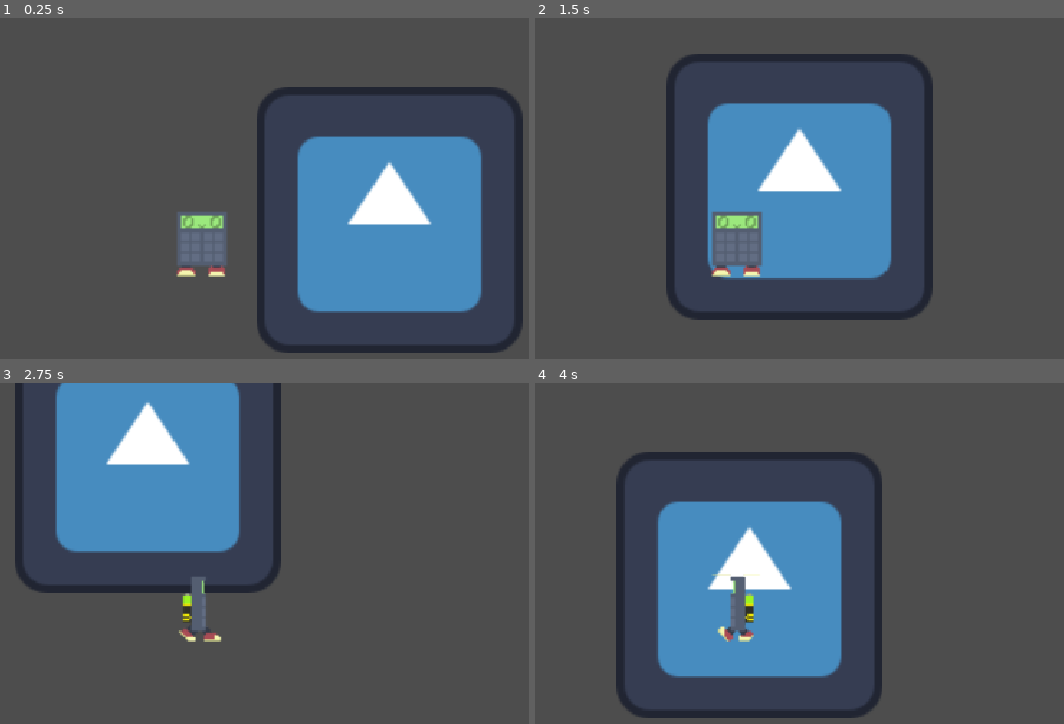
Above: before the commit, frames 1-4 (two rows, left to right).
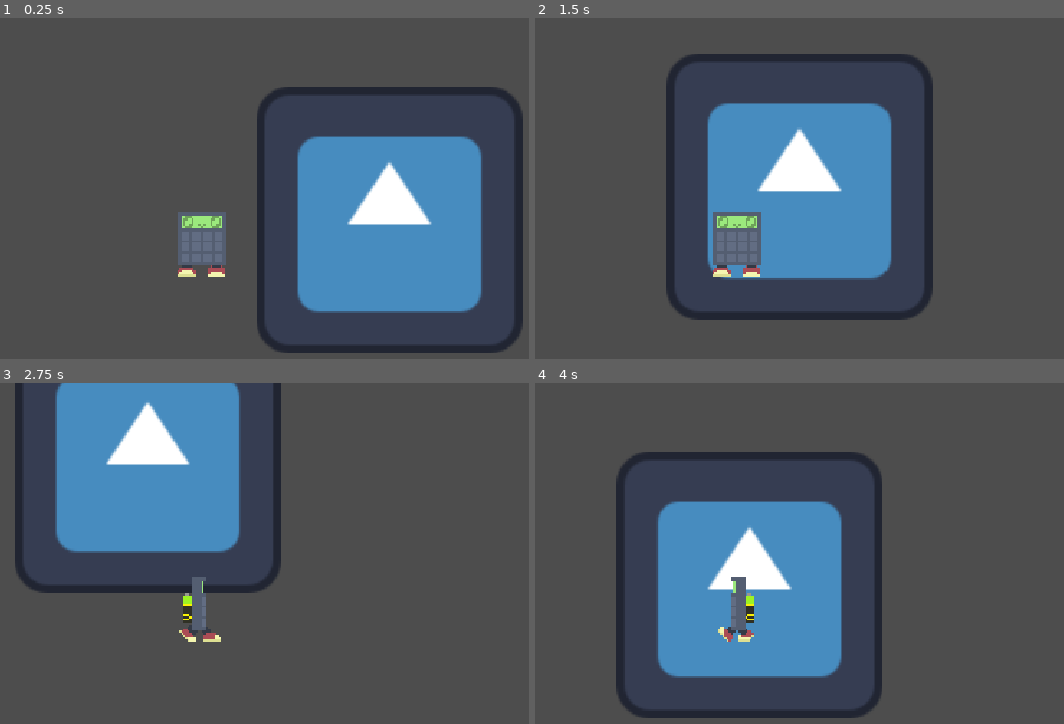
Above: after the commit, the same moments.

Repository: Mak-0001/calculator_rpg
Game: Godot game, scene res://scenes/world/lobby.tscn
Same seed, same stepped clock (60 frames per second), same inputs: the game is played once before the commit and once after it. The engine's default icon, where the game draws it, is replaced by a stand-in: a white triangle on a blue panel in a dark square.
Inputs:
- Up to frame 1 (0.25 s): no input
- Up to frame 2 (1.5 s): tap Enter at 0.5 s; hold D (right) 0.53-1.28 s; hold S (down) from 1.28 s (still down)
- Up to frame 3 (2.75 s): release S (down) at 2.03 s; hold D (right) from 2.03 s (still down)
- Up to frame 4 (4 s): release D (right) at 2.78 s; hold W (up) 2.78-3.53 s; hold A (left) from 3.53 s (still down)

The runs differ from the first frame. In frame 1, 0.2% of the frame differs, in the area x 33-43%, y 57-76%; in frame 2, 0.4%, in the area x 33-44%, y 56-76%; in frame 3, 0.2%; in frame 4, 0.3%.

Commit message:
scenes_transition_01

Diff:
--- a/project.godot
+++ b/project.godot
@@ -17,8 +17,10 @@
 
 [autoload]
 
-GameMenager="*uid://d3tksgxgav027"
 SignalBus="*uid://b54vgsdm4f0ix"
+GameMenager="*uid://cvif5oqp6txyn"
+MapMenager="*uid://b31glvmn1jgo5"
+TransitionScript="*uid://eompumq42i81"
 
 [display]
 
@@ -48,6 +50,11 @@
 ]
 }
 
+[layer_names]
+
+2d_physics/layer_3="gates"
+2d_physics/layer_10="playerMain"
+
 [physics]
 
 3d/physics_engine="Jolt Physics"
--- /dev/null
+++ b/scenes/global_scenes/mapMenager.tscn
@@ -0,0 +1,8 @@
+[gd_scene format=3 uid="uid://blkqpy5n4xime"]
+
+[ext_resource type="Script" uid="uid://b31glvmn1jgo5" path="res://scripts/global_scripts/map_menager.gd" id="1_lr0rt"]
+
+[node name="MapMenager" type="Node" unique_id=1698594890]
+script = ExtResource("1_lr0rt")
+
+[connection signal="ready" from="." to="." method="_on_ready"]
--- /dev/null
+++ b/scenes/global_scenes/transitionScript.tscn
@@ -0,0 +1,76 @@
+[gd_scene format=3 uid="uid://eompumq42i81"]
+
+[ext_resource type="Script" uid="uid://dkd6xm5lpssbv" path="res://scripts/global_scripts/transition_script.gd" id="1_1y6sv"]
+
+[sub_resource type="Animation" id="Animation_7s7pl"]
+length = 0.001
+tracks/0/type = "value"
+tracks/0/imported = false
+tracks/0/enabled = true
+tracks/0/path = NodePath("ColorRect:modulate")
+tracks/0/interp = 1
+tracks/0/loop_wrap = true
+tracks/0/keys = {
+"times": PackedFloat32Array(0),
+"transitions": PackedFloat32Array(1),
+"update": 0,
+"values": [Color(1, 1, 1, 0)]
+}
+
+[sub_resource type="Animation" id="Animation_johhr"]
+resource_name = "fade_in"
+length = 0.6
+tracks/0/type = "value"
+tracks/0/imported = false
+tracks/0/enabled = true
+tracks/0/path = NodePath("ColorRect:modulate")
+tracks/0/interp = 1
+tracks/0/loop_wrap = true
+tracks/0/keys = {
+"times": PackedFloat32Array(0, 0.6),
+"transitions": PackedFloat32Array(1, 1),
+"update": 0,
+"values": [Color(1, 1, 1, 0), Color(1, 1, 1, 1)]
+}
+
+[sub_resource type="Animation" id="Animation_w6abh"]
+resource_name = "fade_out"
+length = 0.6
+tracks/0/type = "value"
+tracks/0/imported = false
+tracks/0/enabled = true
+tracks/0/path = NodePath("ColorRect:modulate")
+tracks/0/interp = 1
+tracks/0/loop_wrap = true
+tracks/0/keys = {
+"times": PackedFloat32Array(0, 0.6),
+"transitions": PackedFloat32Array(1, 1),
+"update": 0,
+"values": [Color(1, 1, 1, 1), Color(1, 1, 1, 0)]
+}
+
+[sub_resource type="AnimationLibrary" id="AnimationLibrary_qjxt5"]
+_data = {
+&"RESET": SubResource("Animation_7s7pl"),
+&"fade_in": SubResource("Animation_johhr"),
+&"fade_out": SubResource("Animation_w6abh")
+}
+
+[node name="TransitionScript" type="CanvasLayer" unique_id=1472477741]
+script = ExtResource("1_1y6sv")
+
+[node name="AnimationPlayer" type="AnimationPlayer" parent="." unique_id=2011123459]
+unique_name_in_owner = true
+libraries/ = SubResource("AnimationLibrary_qjxt5")
+
+[node name="ColorRect" type="ColorRect" parent="." unique_id=723669714]
+unique_name_in_owner = true
+modulate = Color(1, 1, 1, 0)
+anchors_preset = 15
+anchor_right = 1.0
+anchor_bottom = 1.0
+grow_horizontal = 2
+grow_vertical = 2
+color = Color(0, 0, 1, 1)
+
+[connection signal="animation_finished" from="AnimationPlayer" to="." method="_on_animation_player_animation_finished"]
--- /dev/null
+++ b/scenes/others/gate.tscn
@@ -0,0 +1,14 @@
+[gd_scene format=3 uid="uid://jadnhxbu1cm0"]
+
+[ext_resource type="Script" uid="uid://blcxpbfigbtek" path="res://scripts/others/gate.gd" id="1_bl3dr"]
+
+[node name="Gate" type="Area2D" unique_id=776249544]
+collision_layer = 4
+collision_mask = 512
+script = ExtResource("1_bl3dr")
+
+[node name="CollisionShape2D" type="CollisionShape2D" parent="." unique_id=725538783]
+
+[node name="SpawnPoint" type="Marker2D" parent="." unique_id=848420764]
+
+[connection signal="body_entered" from="." to="." method="_on_body_entered"]
--- a/scenes/player/player_main.tscn
+++ b/scenes/player/player_main.tscn
@@ -86,6 +86,9 @@
 }]
 
 [node name="PlayerMain" type="CharacterBody2D" unique_id=1867720141]
+z_index = 3
+collision_layer = 512
+collision_mask = 4
 script = ExtResource("1_enew3")
 
 [node name="Camera2D" type="Camera2D" parent="." unique_id=154347732]
@@ -99,6 +102,7 @@
 debug_color = Color(0.7501165, 0.29387873, 0.87872946, 0.41960785)
 
 [node name="AnimatedSprite2D" type="AnimatedSprite2D" parent="." unique_id=1907422729]
+texture_filter = 1
 sprite_frames = SubResource("SpriteFrames_g4v7s")
 animation = &"forward"
 
--- a/scenes/world/lobby.tscn
+++ b/scenes/world/lobby.tscn
@@ -2,6 +2,9 @@
 
 [ext_resource type="PackedScene" uid="uid://bogv5gmjvvv2q" path="res://scenes/player/player_main.tscn" id="1_u3nvq"]
 [ext_resource type="Texture2D" uid="uid://trfjvsv101ib" path="res://icon.svg" id="2_pasi8"]
+[ext_resource type="PackedScene" uid="uid://jadnhxbu1cm0" path="res://scenes/others/gate.tscn" id="3_pwvnl"]
+
+[sub_resource type="RectangleShape2D" id="RectangleShape2D_18ld8"]
 
 [node name="Lobby" type="Node2D" unique_id=713859746]
 
@@ -12,3 +15,13 @@
 z_index = -1
 position = Vector2(533, 178)
 texture = ExtResource("2_pasi8")
+
+[node name="Gate" parent="." unique_id=776249544 instance=ExtResource("3_pwvnl")]
+position = Vector2(318, 199)
+destination_level = "res://scenes/world/room1.tscn"
+
+[node name="CollisionShape2D" parent="Gate" index="0" unique_id=725538783]
+shape = SubResource("RectangleShape2D_18ld8")
+debug_color = Color(0.9471006, 5.0055983e-06, 0.5870054, 0.41960785)
+
+[editable path="Gate"]
--- /dev/null
+++ b/scenes/world/room1.tscn
@@ -0,0 +1,29 @@
+[gd_scene format=3 uid="uid://byb4pgup73io2"]
+
+[ext_resource type="PackedScene" uid="uid://bogv5gmjvvv2q" path="res://scenes/player/player_main.tscn" id="1_o6xkw"]
+[ext_resource type="Texture2D" uid="uid://trfjvsv101ib" path="res://icon.svg" id="1_rkkm1"]
+[ext_resource type="PackedScene" uid="uid://jadnhxbu1cm0" path="res://scenes/others/gate.tscn" id="3_qhaqp"]
+
+[sub_resource type="RectangleShape2D" id="RectangleShape2D_1y6sv"]
+
+[node name="Room1" type="Node2D" unique_id=322616530]
+
+[node name="PlayerMain" parent="." unique_id=1867720141 instance=ExtResource("1_o6xkw")]
+
+[node name="Sprite2D" type="Sprite2D" parent="." unique_id=605389172]
+texture = ExtResource("1_rkkm1")
+
+[node name="Sprite2D2" type="Sprite2D" parent="." unique_id=989230519]
+position = Vector2(181, -1)
+texture = ExtResource("1_rkkm1")
+
+[node name="Gate" parent="." unique_id=776249544 instance=ExtResource("3_qhaqp")]
+position = Vector2(1, 0)
+destination_level = "res://scenes/world/lobby.tscn"
+
+[node name="CollisionShape2D" parent="Gate" index="0" unique_id=725538783]
+position = Vector2(290, 4)
+shape = SubResource("RectangleShape2D_1y6sv")
+debug_color = Color(0.6456857, 0.5224494, 1.92523e-07, 0.41960785)
+
+[editable path="Gate"]
--- /dev/null
+++ b/scripts/classes/enemy.gd
@@ -0,0 +1,3 @@
+extends Entity;
+
+class_name Enemy;
--- /dev/null
+++ b/scripts/classes/entity.gd
@@ -0,0 +1,13 @@
+extends CharacterBody2D;
+
+class_name Entity;
+
+enum STATES {ALIVE = 1, DEAD = -1, HURT = -2}
+enum TRANSPORT {IDLE = 1, RUN = 2, FREEZE = 3, SPECIAL = -1, STEALTH = 4}
+enum ALIGMENT {FRIENDLY = 1, NEUTRAL = 0, AGGRESIVE = -1, TOTAL_AGGRESSIVE = -2}
+
+
+#@icon()
+
+func die():
+	print("I died");
--- /dev/null
+++ b/scripts/classes/object.gd
@@ -0,0 +1,3 @@
+extends CharacterBody2D;
+
+class_name ObjectObstacle;
--- a/scripts/global_scripts/game_menager.gd
+++ b/scripts/global_scripts/game_menager.gd
@@ -1 +1 @@
-extends Node2D
+extends Node2D;
--- /dev/null
+++ b/scripts/global_scripts/map_menager.gd
@@ -0,0 +1,34 @@
+extends Node;
+
+signal room_changed;
+signal progress_changed(progress: float);
+
+var use_subthreads: bool = true;
+var scene_path: String;
+var progress: Array = [];
+
+func _on_ready() -> void:
+	set_process(false);
+	room_changed.connect(TransitionScript._on_load_finished);
+	progress_changed.connect(TransitionScript._on_progress_changed);
+
+func go_to_level(_scene_path: String, door_tag: String = ""):
+	TransitionScript.fade_in(Color(0,0,255));
+	await TransitionScript.fade_in_complete;
+	scene_path = _scene_path;
+	var state = ResourceLoader.load_threaded_request(scene_path, "", use_subthreads);
+
+	#door_tag prześlij do GameMenager
+	if state == OK:
+		set_process(true);
+
+func _process(delta: float) -> void:
+	var load_status = ResourceLoader.load_threaded_get_status(scene_path, progress);
+	progress_changed.emit(progress[0]);
+	match load_status:
+		ResourceLoader.THREAD_LOAD_INVALID_RESOURCE, ResourceLoader.THREAD_LOAD_FAILED:
+			set_process(false);
+		ResourceLoader.THREAD_LOAD_LOADED:
+			var loaded = ResourceLoader.load_threaded_get(scene_path);
+			TransitionScript.fade_out(Color(0,0,255));
+			get_tree().change_scene_to_packed(loaded);
--- a/scripts/global_scripts/signal_bus.gd
+++ b/scripts/global_scripts/signal_bus.gd
@@ -1 +1 @@
-extends Node2D
+extends Node;
--- /dev/null
+++ b/scripts/global_scripts/transition_script.gd
@@ -0,0 +1,28 @@
+extends CanvasLayer
+@onready var animation_player: AnimationPlayer = %AnimationPlayer;
+@onready var color_rect: ColorRect = %ColorRect;
+
+signal fade_in_complete;
+signal fade_out_complete;
+
+
+func fade_in(fog_color: Color = Color(0,0,0)):
+	color_rect.color = fog_color;
+	animation_player.play("fade_in");
+
+func fade_out(fog_color: Color = Color(0,0,0)):
+	color_rect.color = fog_color;
+	animation_player.play("fade_out");
+
+func _on_progress_changed(_progress: float):
+	pass
+
+func _on_load_finished():
+	#fade_out();
+	pass
+func _on_animation_player_animation_finished(anim_name: StringName) -> void:
+	match anim_name:
+		"fade_in":
+			fade_in_complete.emit();
+		"fade_out":
+			fade_out_complete.emit();
--- /dev/null
+++ b/scripts/others/gate.gd
@@ -0,0 +1,15 @@
+extends Area2D
+
+class_name Door;
+
+@export var destination_level: String;
+@export var destination_door: String;
+
+@export var direction: String = "up";
+
+@onready var spawn_point: Marker2D = $SpawnPoint
+
+
+func _on_body_entered(body: Node2D) -> void:
+	if body is playerMain:
+		MapMenager.go_to_level(destination_level, destination_door);
--- a/scripts/player/player_main.gd
+++ b/scripts/player/player_main.gd
@@ -1,13 +1,14 @@
-extends CharacterBody2D
-@onready var animated_sprite_2d: AnimatedSprite2D = $AnimatedSprite2D
+extends Entity;
+class_name playerMain;
+@onready var animated_sprite_2d: AnimatedSprite2D = $AnimatedSprite2D;
 
 
 #region stałe
-const MAX_SPEED := 80.00
+const MAX_SPEED := 80.00;
 
-enum STATES {IDLE = 0, RUNNING = 1};
 #endregion
 
+#region basics
 func _on_ready() -> void:
 	pass # Replace with function body.
 
@@ -25,7 +26,9 @@
 		velocity.y = MAX_SPEED * down_up_vec;
 		velocity.x = 0;
 	move_and_slide();
+#endregion
 
+#region animations
 func anim_play():
 	if(velocity == Vector2.ZERO):
 		animated_sprite_2d.pause();
@@ -38,3 +41,8 @@
 				animated_sprite_2d.play("forward");
 			else:
 				animated_sprite_2d.play("backward")
+
+#endregion
+#region health
+func die():
+	print("player died")
Not shown, added: scripts/classes/enemy.gd.uid
Not shown, added: scripts/classes/entity.gd.uid
Not shown, added: scripts/classes/object.gd.uid
Not shown, added: scripts/global_scripts/map_menager.gd.uid
Not shown, added: scripts/global_scripts/transition_script.gd.uid
Not shown, added: scripts/others/gate.gd.uid
